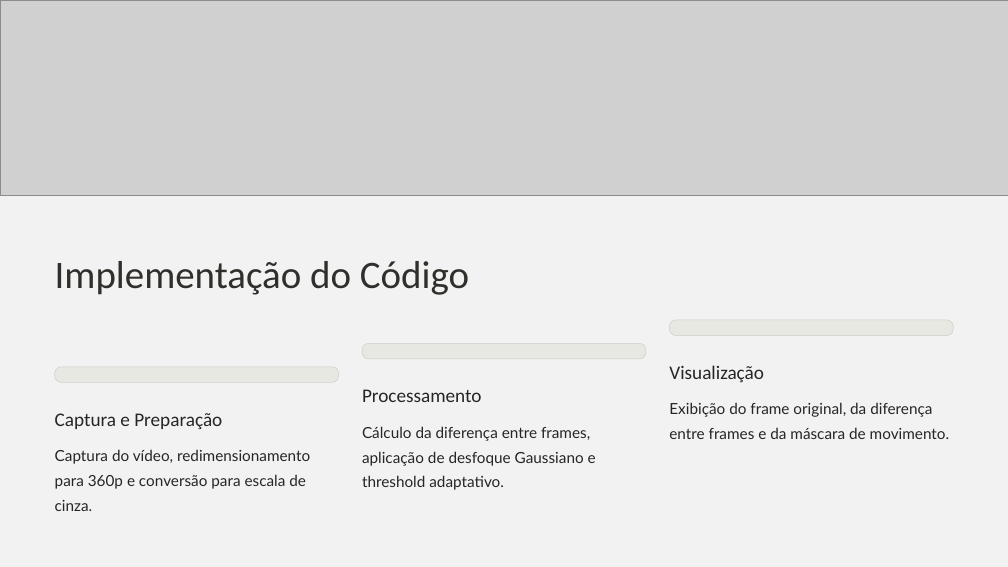
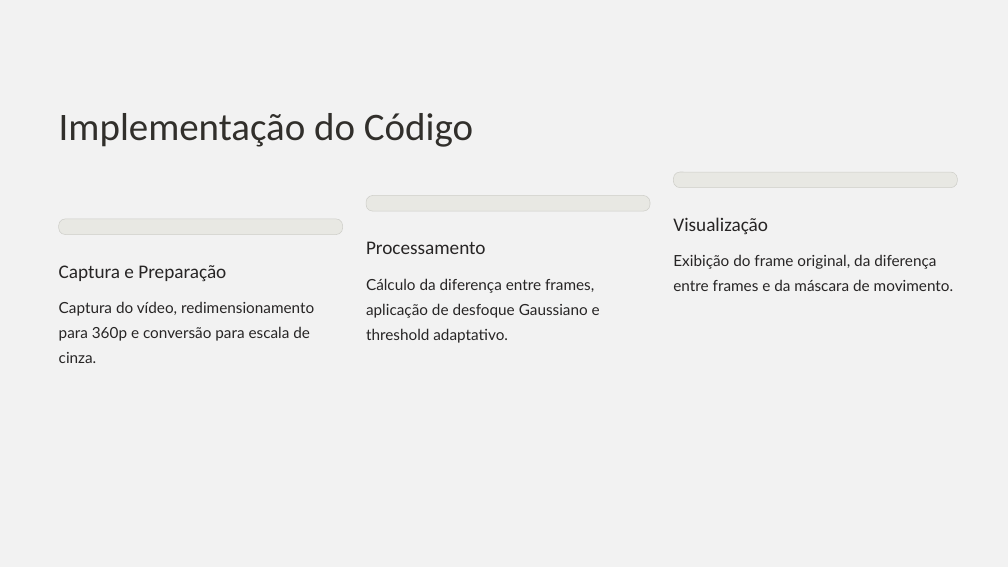
Before and after one commit to SOLDATO2/ProjetoAula5, a slide deck: slide 10 of Apresentacao.pptx. Drawn at 1008x567 pixels with LibreOffice and Linux fonts; fonts in the diff are those of the drawing; grey boxes stand for pictures; background and template pictures are left out. Boxes give left, top, right and bottom in pixels: in the first picture for what was removed or moved away, otherwise in the second. Text is boxed around its words. In the diff, an @@ line names an element or a change of style, - is before the commit and + after.

```diff
--- a/Apresentacao.pptx
+++ b/Apresentacao.pptx
@@ picture removed at (0, 0, 1008, 195) @@
@@ 6 texts, 3 rounded rectangles: place and size @@
-6 texts, 3 rounded rectangles at (55, 261, 954, 511)
+6 texts, 3 rounded rectangles at (59, 113, 958, 363)
@@ text "Exibição do frame original, da ...": place and size @@
-text "Exibição do frame original, da ..." at (669, 402, 949, 439)
+text "Exibição do frame original, da ..." at (673, 254, 953, 291)
```
Also in this commit, not shown: 3 other slides changed, 2 slides added, 2 slides removed.
